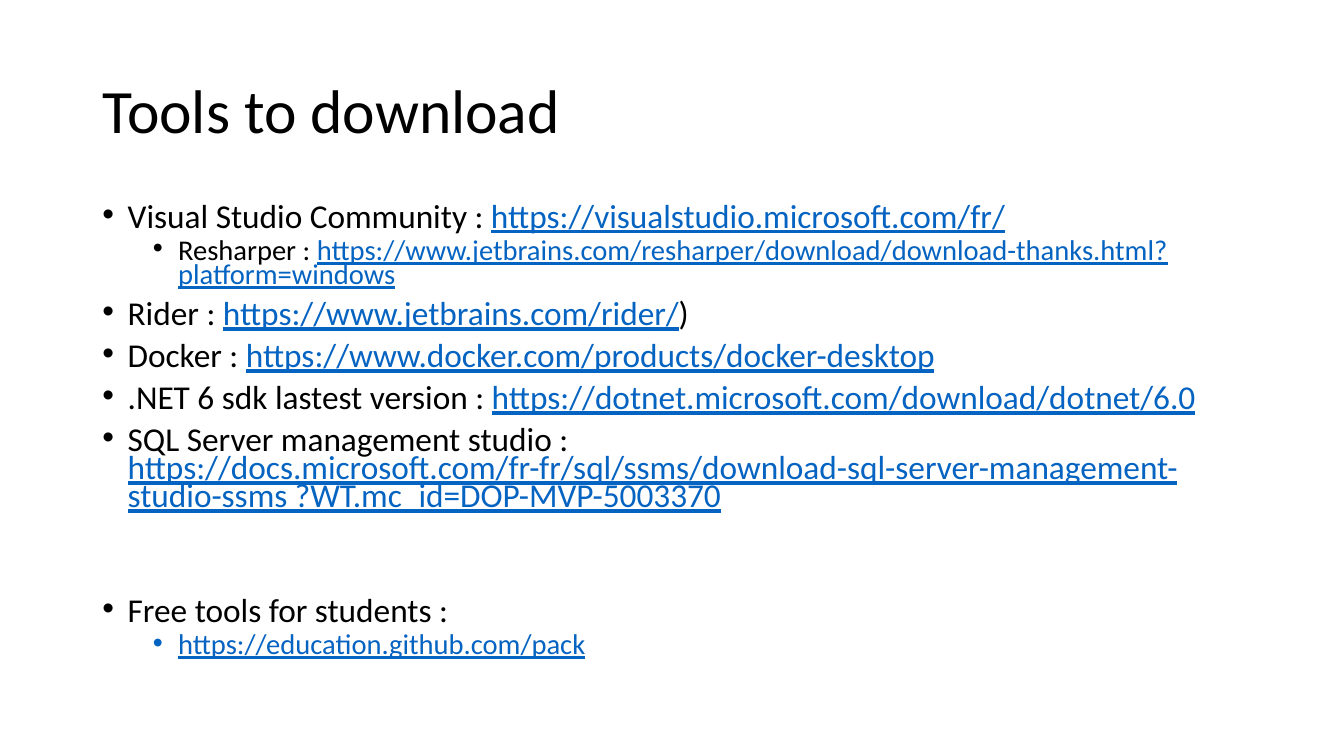
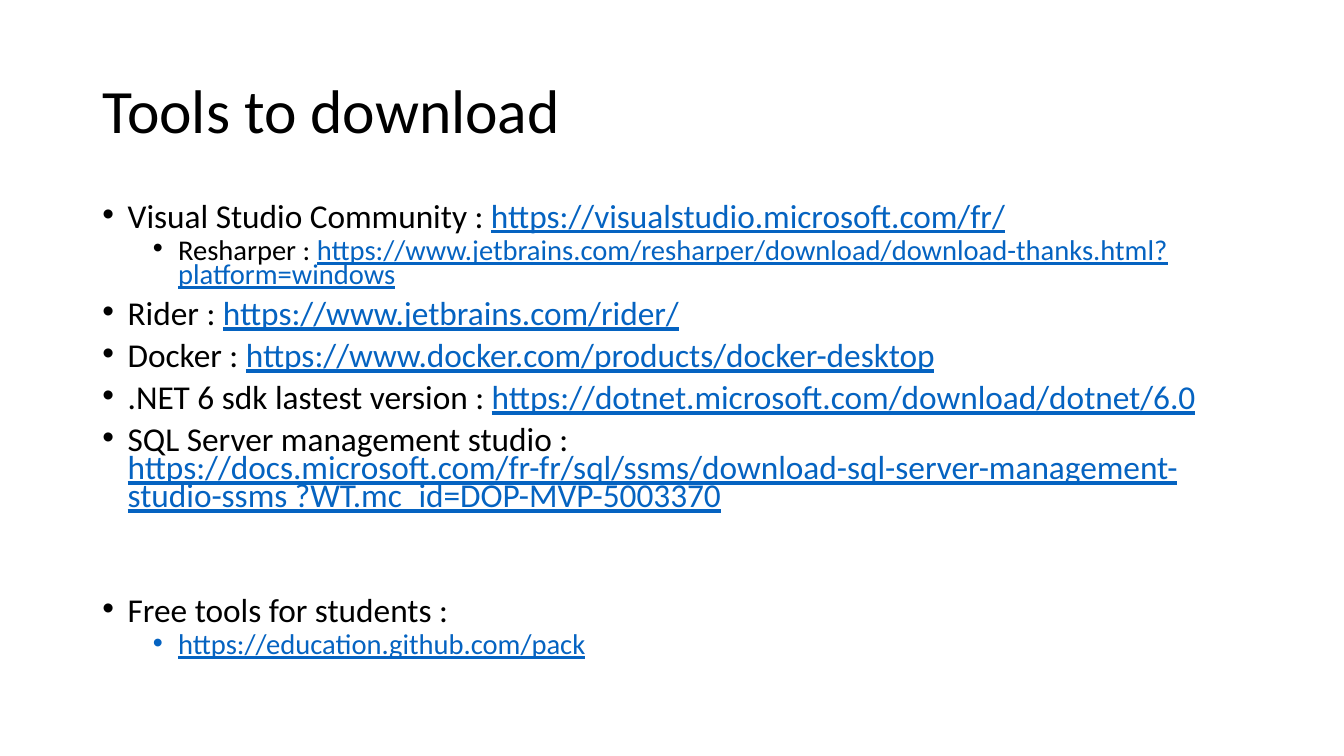
Before and after one commit to guillaume-chervet/course.dotnet, a slide deck: slide 7 of documentations/dotnet6.pptx. Drawn at 1344x756 pixels with LibreOffice and Linux fonts; fonts in the diff are those of the drawing. Boxes give left, top, right and bottom in pixels: in the first picture for what was removed or moved away, otherwise in the second. Text is boxed around its words. In the diff, an @@ line names an element or a change of style, - is before the commit and + after.

```diff
--- a/documentations/dotnet6.pptx
+++ b/documentations/dotnet6.pptx
@@ text at box(128, 302, 679, 331): text changed @@
-• Rider : https://www.jetbrains.com/rider/)
+• Rider : https://www.jetbrains.com/rider/
```
Also in this commit, not shown: 10 other slides changed, 1 other file.
